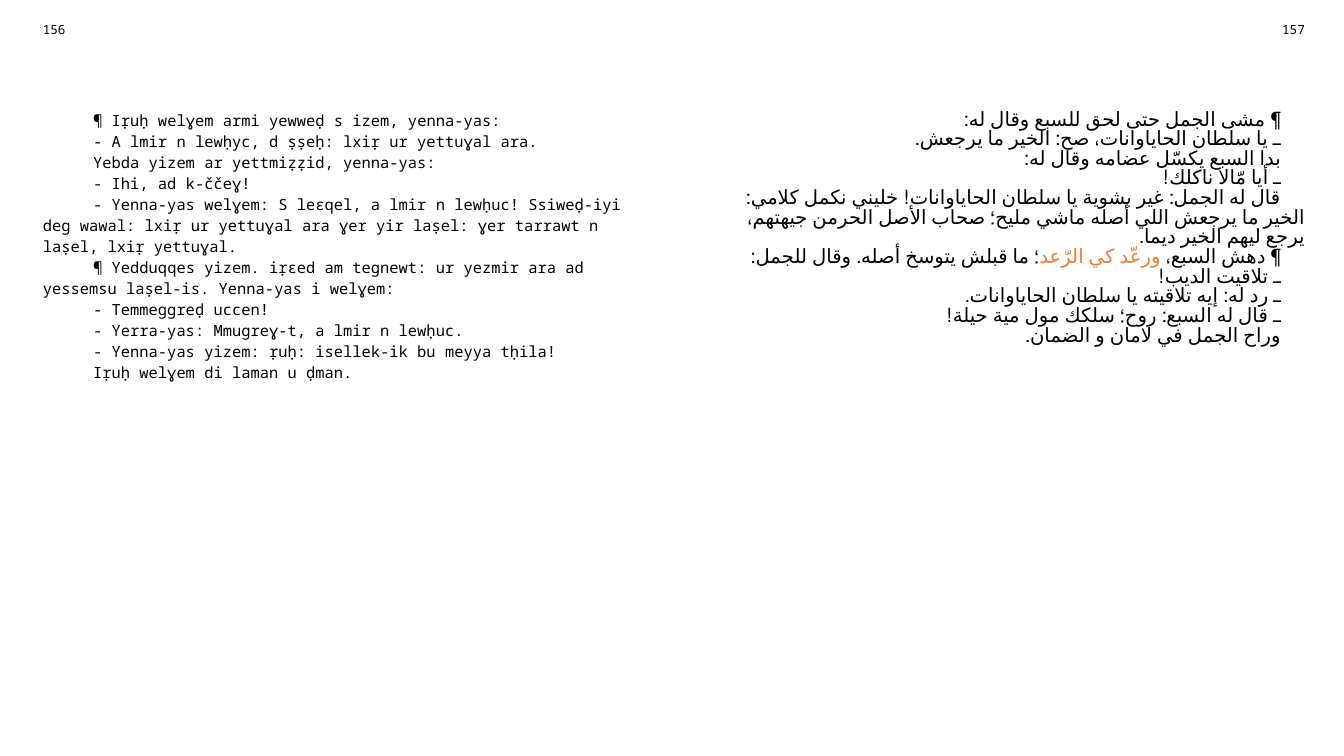
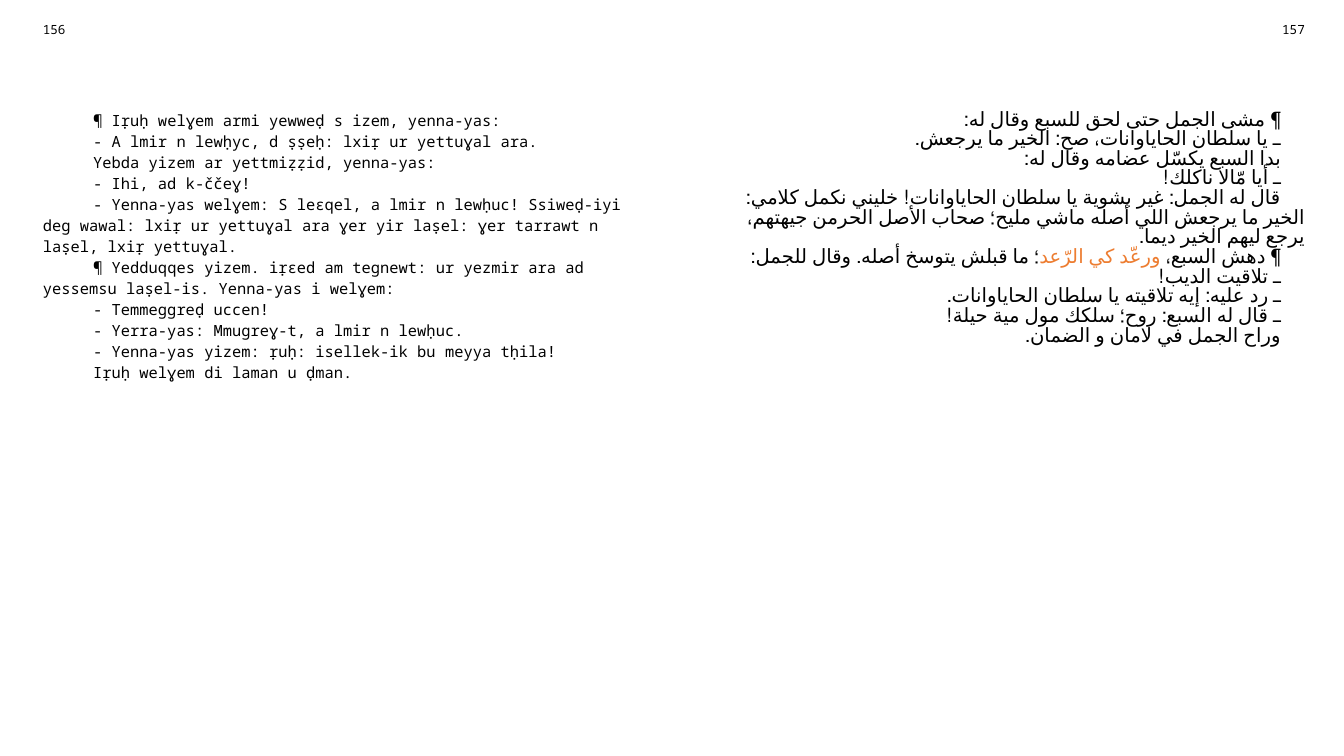
Before and after one commit to sferhah/tamacahut_n_wuccen, a slide deck: slide 74 of Uccen.ConsoleApp/uccen.arq.pptx. Drawn at 1344x756 pixels with LibreOffice and Linux fonts; fonts in the diff are those of the drawing. Boxes give left, top, right and bottom in pixels: in the first picture for what was removed or moved away, otherwise in the second. Text is boxed around its words. In the diff, an @@ line names an element or a change of style, - is before the commit and + after.

```diff
--- a/Uccen.ConsoleApp/uccen.arq.pptx
+++ b/Uccen.ConsoleApp/uccen.arq.pptx
@@ table at (32,16,1315,729) @@
-row 3, column 3: ¶ مشى الجمل حتى لحق للسبع وقال له: / ـ يا سلطان الحاياوانات، صح: الخير ما يرجعش. / بدا السبع يكسّل عضامه وقال له: / ـ أيا مّالا ناكلك! / قال له الجمل: غير بشوية يا سلطان الحاياوانات! خليني نكمل كلامي: الخير ما يرجعش اللي أصله ماشي مليح؛ صحاب الأصل الحرمن جيهتهم، يرجع ليهم الخير ديما. / ¶ دهش السبع، ورعّد كي الرّعد؛ ما قبلش يتوسخ أصله. وقال للجمل: / ـ تلاقيت الديب! / ـ رد له: إيه تلاقيته يا سلطان الحاياوانات. / ـ قال له السبع: روح؛ سلكك مول مية حيلة! / وراح الجمل في لامان و الضمان.
+row 3, column 3: ¶ مشى الجمل حتى لحق للسبع وقال له: / ـ يا سلطان الحاياوانات، صح: الخير ما يرجعش. / بدا السبع يكسّل عضامه وقال له: / ـ أيا مّالا ناكلك! / قال له الجمل: غير بشوية يا سلطان الحاياوانات! خليني نكمل كلامي: الخير ما يرجعش اللي أصله ماشي مليح؛ صحاب الأصل الحرمن جيهتهم، يرجع ليهم الخير ديما. / ¶ دهش السبع، ورعّد كي الرّعد؛ ما قبلش يتوسخ أصله. وقال للجمل: / ـ تلاقيت الديب! / ـ رد عليه: إيه تلاقيته يا سلطان الحاياوانات. / ـ قال له السبع: روح؛ سلكك مول مية حيلة! / وراح الجمل في لامان و الضمان.
```
Also in this commit, not shown: 12 other slides changed, 1 other file.
